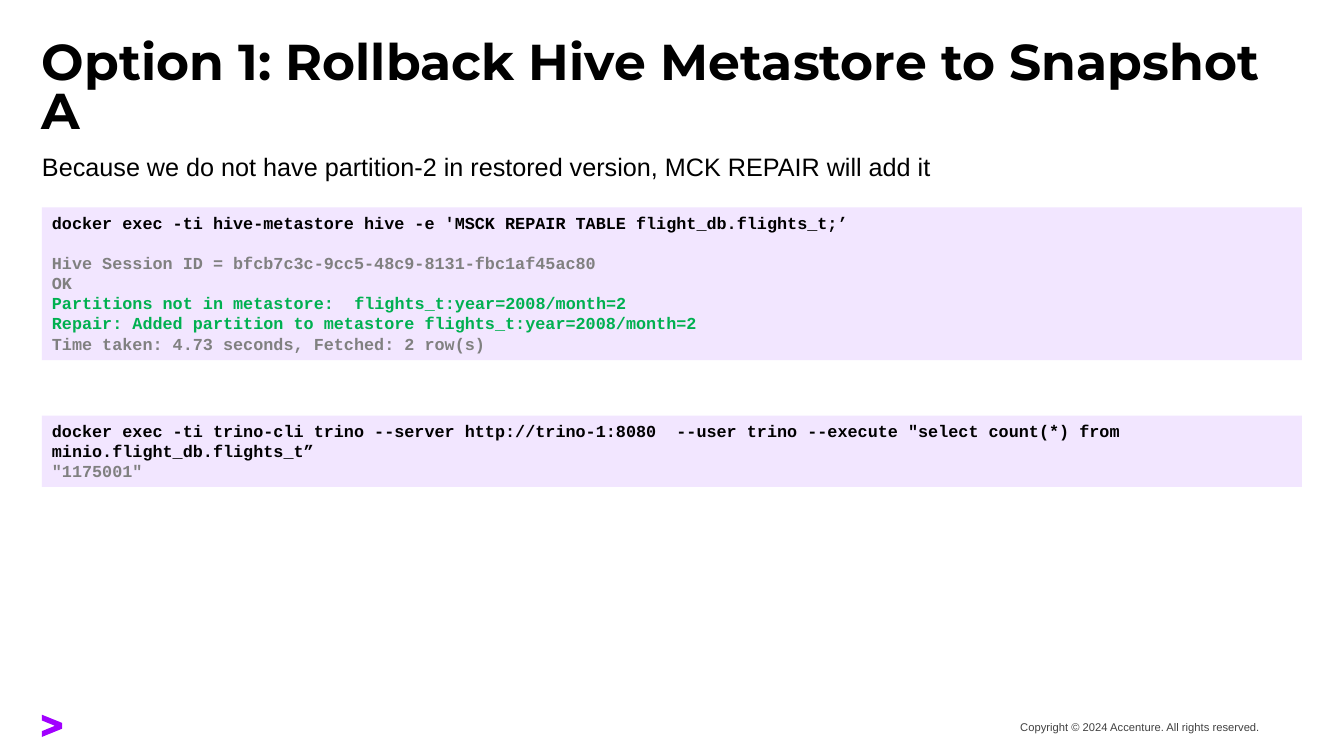
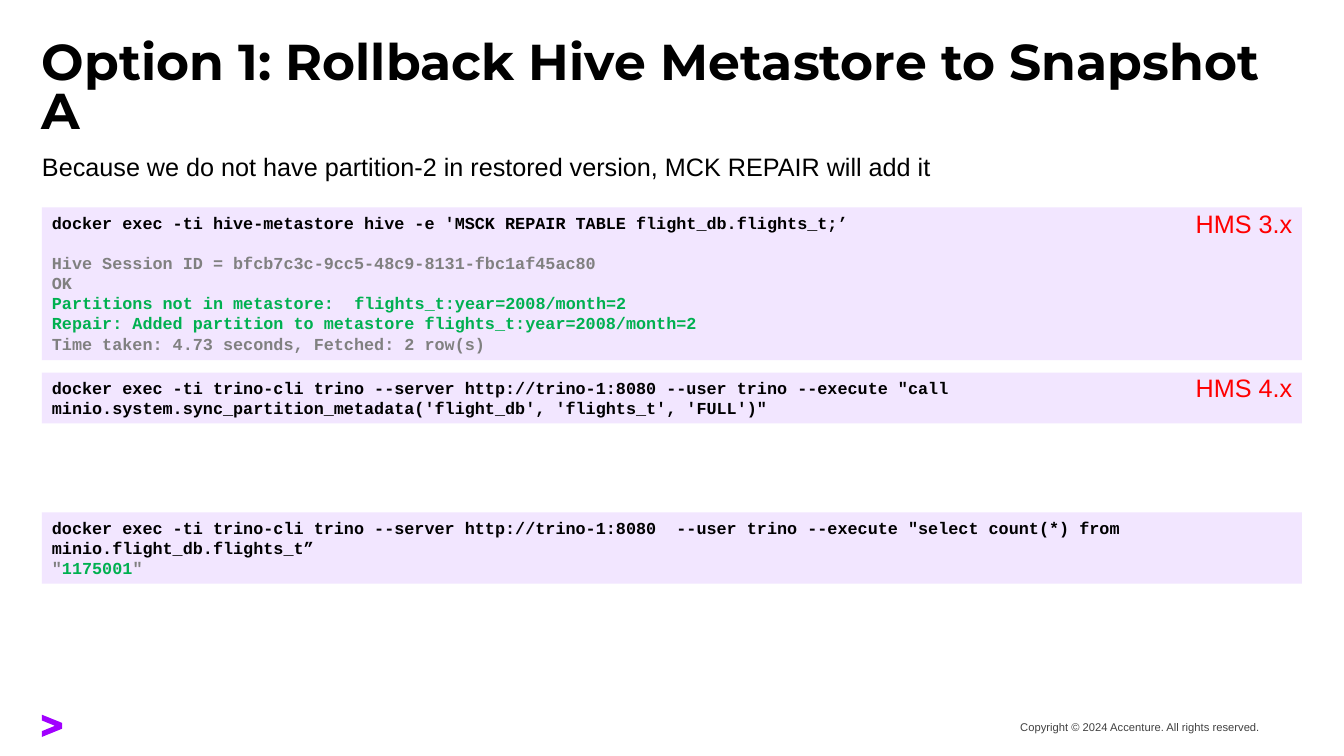
Before and after one commit to tasos71/hms-restore-test, a slide deck: slide 25 of hive-metastore-backup-restore-test.pptx (slide 24 before the commit). Drawn at 1344x756 pixels with LibreOffice and Linux fonts; fonts in the diff are those of the drawing. Boxes give left, top, right and bottom in pixels: in the first picture for what was removed or moved away, otherwise in the second. Text is boxed around its words. In the diff, an @@ line names an element or a change of style, - is before the commit and + after.

```diff
--- a/hive-metastore-backup-restore-test.pptx
+++ b/hive-metastore-backup-restore-test.pptx
@@ text added at [1196,215,1293,234], 18 pt, text #FF0000 @@
+HMS 3.x
@@ rectangle added at [42,373,1303,423], fill #F2E6FF, 12 pt, text #000000, bold @@
+docker exec -ti trino-cli trino --server http://trino-1:8080 --user trino --execute "call minio.system.sync_partition_metadata('flight_db', 'flights_t', 'FULL')"
@@ text added at [1196,379,1293,398], 18 pt, text #FF0000 @@
+HMS 4.x
@@ rectangle "docker exec -ti trino-cli trino ...": place and size @@
-rectangle "docker exec -ti trino-cli trino ..." at [42,415,1303,487]
+rectangle "docker exec -ti trino-cli trino ..." at [42,512,1303,584]
@@ rectangle "docker exec -ti trino-cli trino ..." at [42,512,1303,584]: text colour #808080 to #00B050 in ""1175001"" @@
```
Also in this commit, not shown: 16 other slides changed, 2 slides added, 55 other files.
